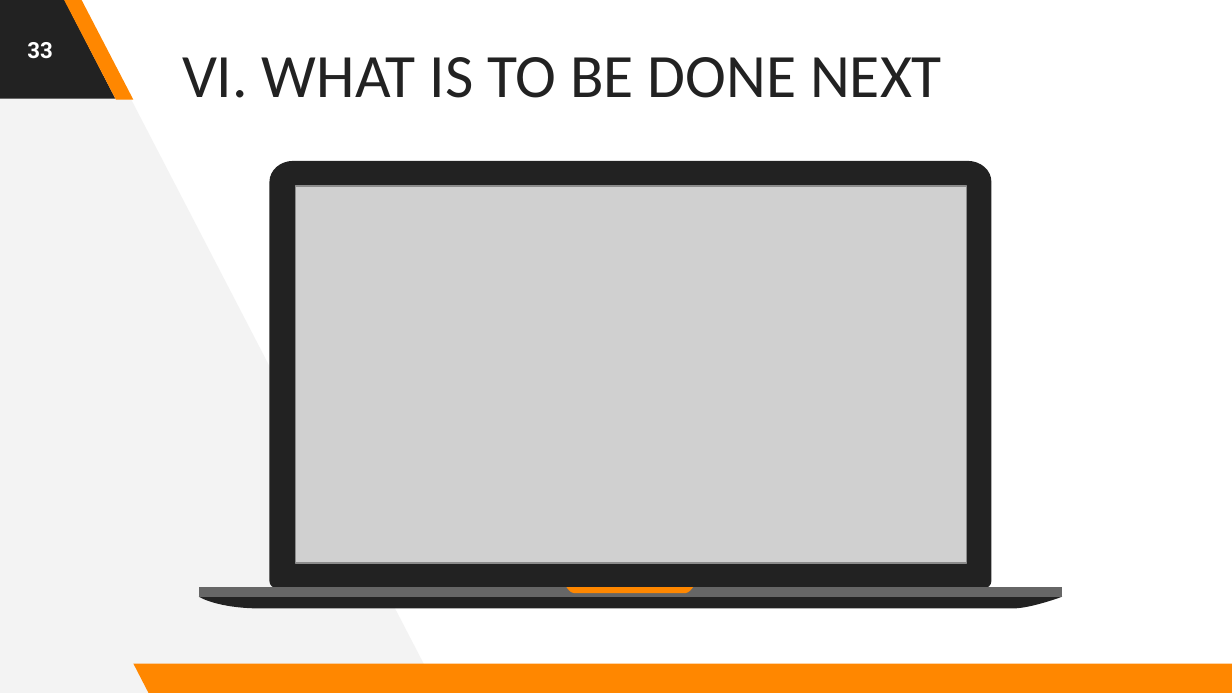
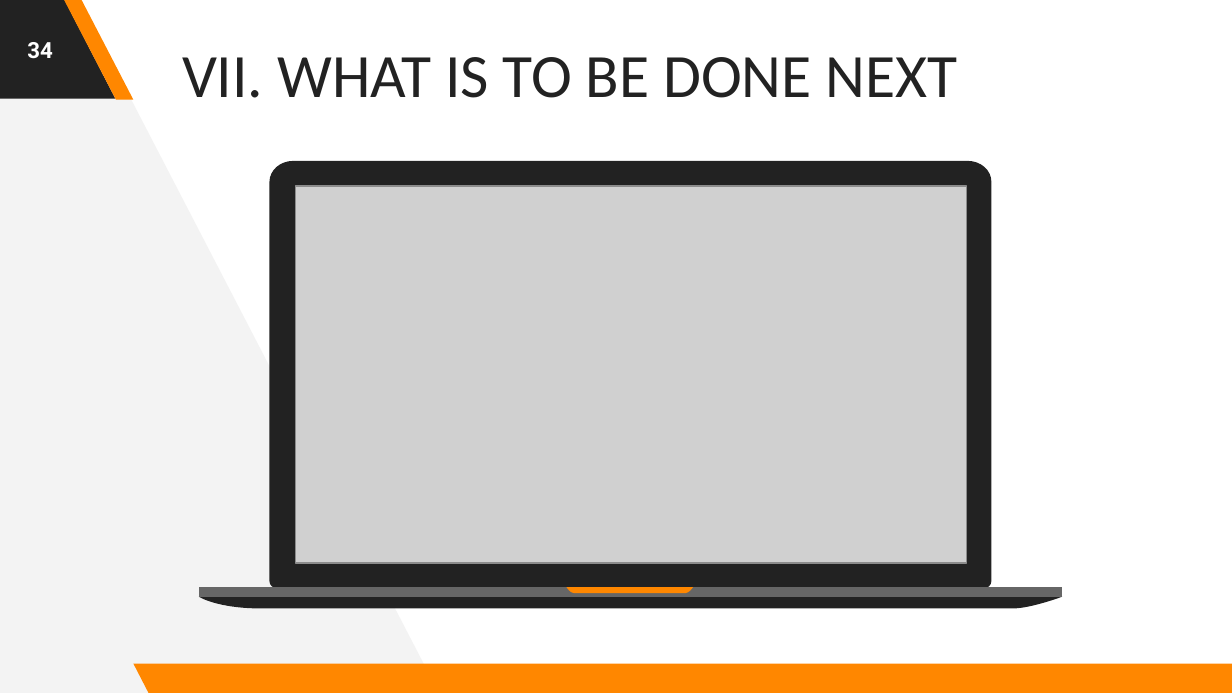
Before and after one commit to astrodestroyergithub/Divvy-Bike-Share, a slide deck: slide 34 of PPTS/19BCE1156_Tamojit_Roy_Capstone_Project_B.Tech_CSE_2019-23_Review-1.pptx (slide 33 before the commit). Drawn at 1232x693 pixels with LibreOffice and Linux fonts; fonts in the diff are those of the drawing; grey boxes stand for pictures. Boxes give left, top, right and bottom in pixels: in the first picture for what was removed or moved away, otherwise in the second. Text is boxed around its words. In the diff, an @@ line names an element or a change of style, - is before the commit and + after.

```diff
--- a/PPTS/19BCE1156_Tamojit_Roy_Capstone_Project_B.Tech_CSE_2019-23_Review-1.pptx
+++ b/PPTS/19BCE1156_Tamojit_Roy_Capstone_Project_B.Tech_CSE_2019-23_Review-1.pptx
@@ page number at (27,42,52,59): text changed @@
-33
+34
@@ text at (182,57,958,98): text changed @@
-VI. WHAT IS TO BE DONE NEXT
+VII. WHAT IS TO BE DONE NEXT
```
Also in this commit, not shown: 5 other slides changed, 1 slide added, 1 slide removed, 1 other file.
